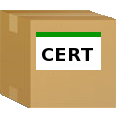
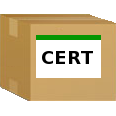
Two versions of the same layered image (116x116). Layer-by-layer changes:
painted on "CERT" over [36, 32, 101, 64]
painted on "New Layer" over [36, 32, 101, 78]
painted on "Pasted Layer" over [0, 10, 116, 108]
